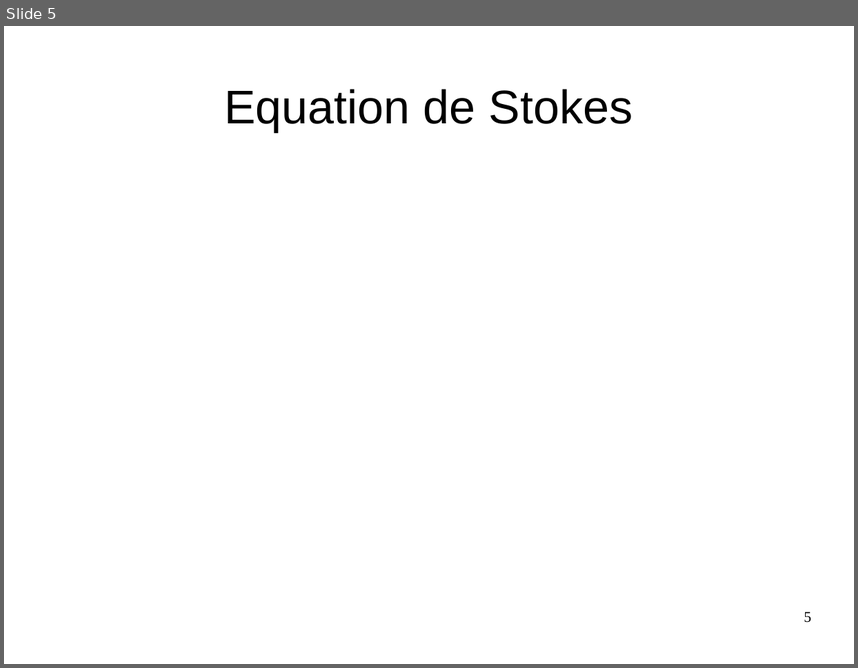
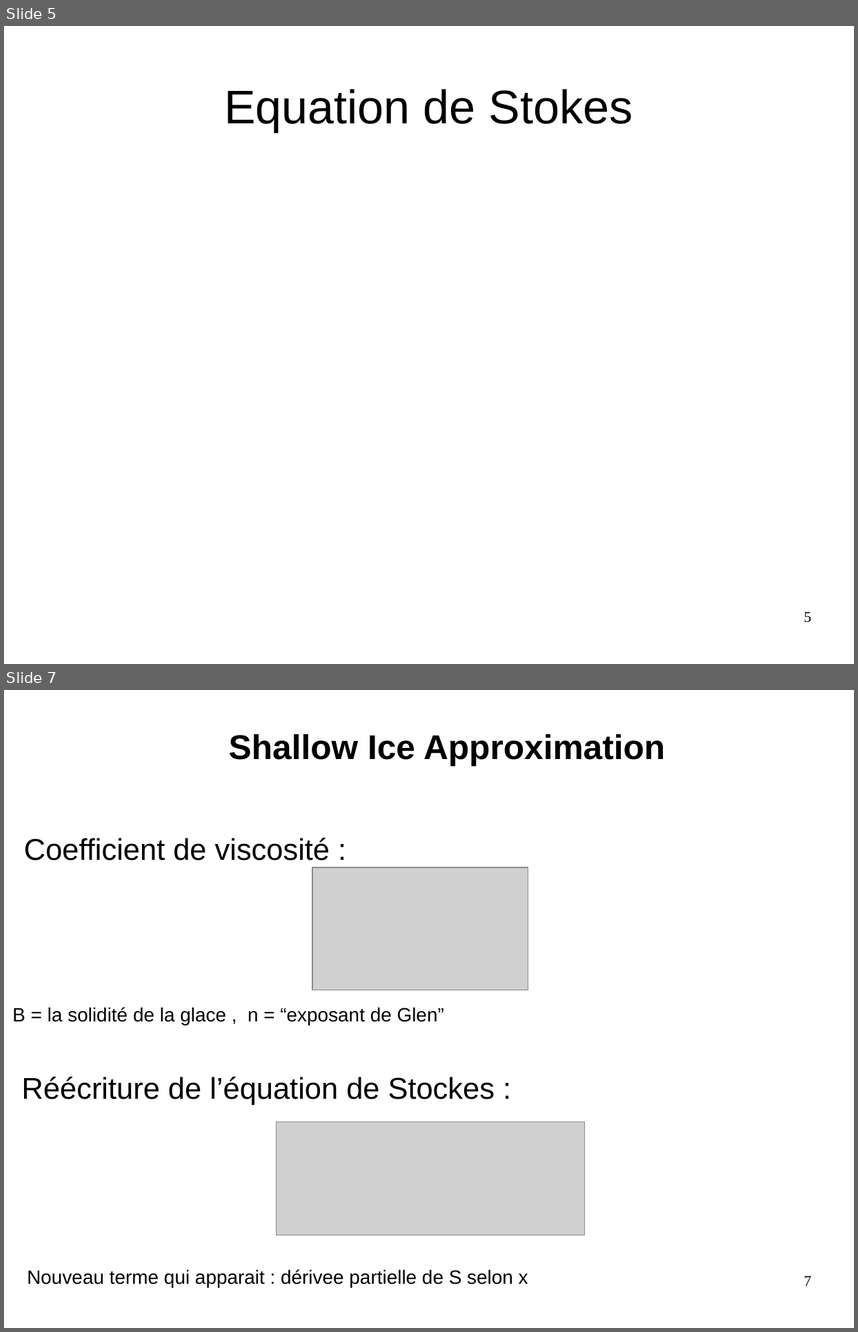
Before and after one commit to Rivoks/polytech-projet-mdg, a slide deck: documents/Powerpoint.odp. Shown one above the other, each under a label of ours: slide 5 before the commit, slides 5 and 7 after it; the slides between them are not shown. The pictures are 858x668 and 858x1332 pixels, drawn with LibreOffice and Linux fonts; fonts in the diff are those of the drawing; grey boxes stand for pictures. Boxes give left, top, right and bottom in pixels: in the first picture for what was removed or moved away, otherwise in the second. Text is boxed around its words. In the diff, an @@ line names an element or a change of style, - is before the commit and + after.

```diff
--- a/documents/Powerpoint.odp
+++ b/documents/Powerpoint.odp
@@ slide 7 added at (4, 690, 854, 1328), background #FFFFFF @@
@@ text added at (229, 734, 665, 765), 32 pt, text #000000, bold @@
+Shallow Ice Approximation
@@ text added at (24, 838, 330, 860), 28 pt, text #000000 @@
+Coefficient de viscosité :
@@ picture added at (312, 867, 528, 990) @@
@@ text added at (12, 1007, 444, 1025), 18 pt, text #000000 @@
+B = la solidité de la glace , n = “exposant de Glen”
@@ text added at (22, 1076, 495, 1105), 28 pt, text #000000 @@
+Réécriture de l’équation de Stockes :
@@ picture added at (277, 1122, 585, 1235) @@
@@ text added at (27, 1269, 528, 1287), 18 pt, text #000000 @@
+Nouveau terme qui apparait : dérivee partielle de S selon x
@@ page number added at (804, 1275, 811, 1285), 14 pt, text #000000 @@
+7
```
Also in this commit, not shown: 3 slides changed, 3 other slides added, 2 slides removed, 1 other file.
